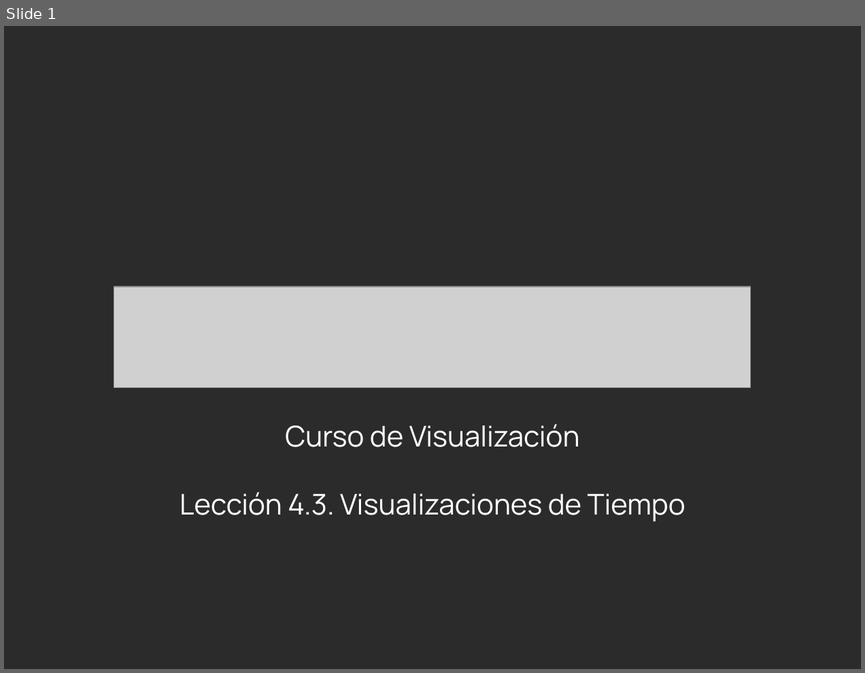
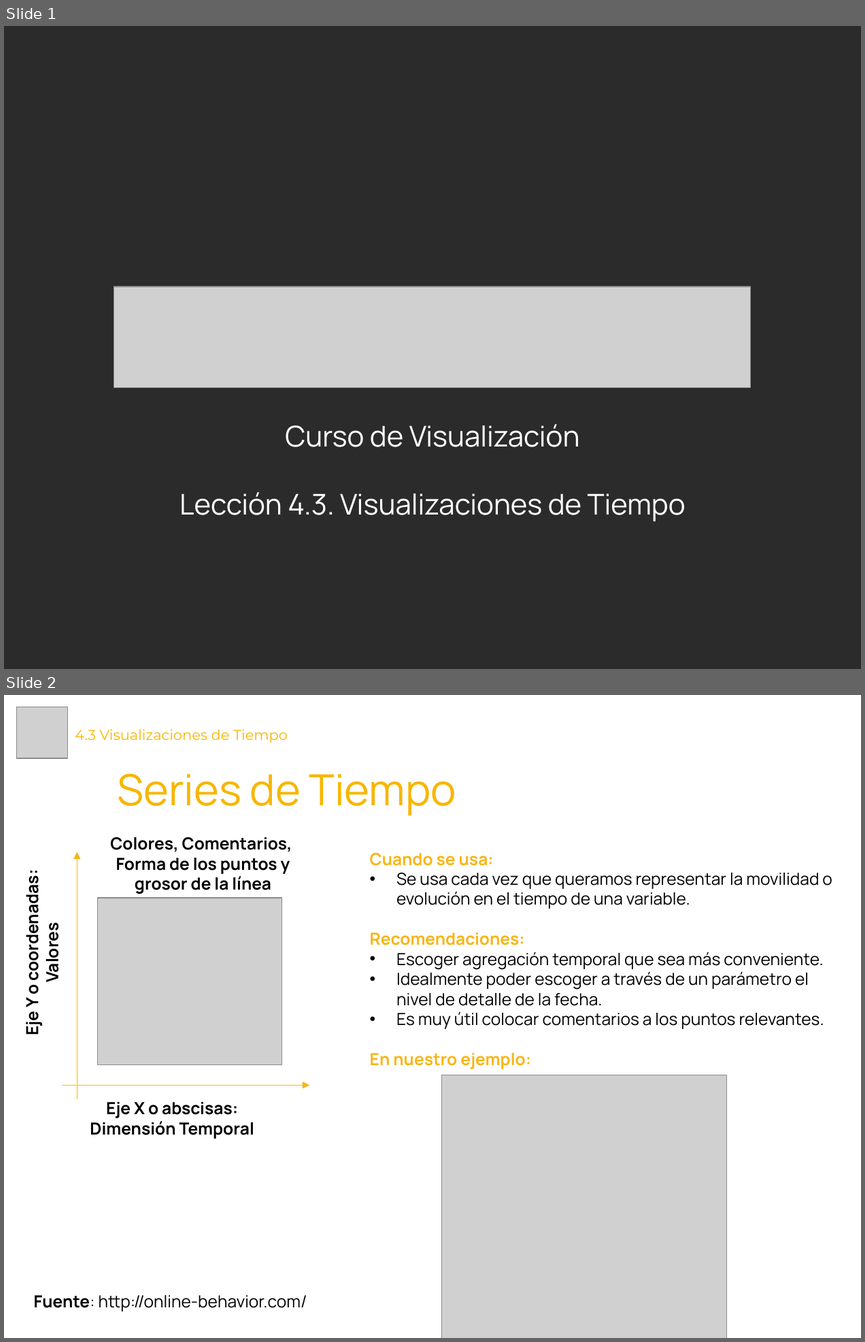
Before and after one commit to Laboratoria/curriculum, a slide deck: 18-data-visualization/Contenido Semana 2/4.3. Presentación - Visualizaciones de Tiempo.pptx. Shown one above the other, each under a label of ours: slide 1 before the commit, slides 1 and 2 after it. The pictures are 865x673 and 865x1342 pixels, drawn with LibreOffice and Linux fonts; fonts in the diff are those of the drawing; grey boxes stand for pictures; background and template pictures are left out; a plain dark background stands for a picture behind light text. Boxes give left, top, right and bottom in pixels: in the first picture for what was removed or moved away, otherwise in the second. Text is boxed around its words. In the diff, an @@ line names an element or a change of style, - is before the commit and + after.

```diff
--- a/18-data-visualization/Contenido Semana 2/4.3. Presentación - Visualizaciones de Tiempo.pptx
+++ b/18-data-visualization/Contenido Semana 2/4.3. Presentación - Visualizaciones de Tiempo.pptx
@@ slide 2 added at <box>4,695,861,1338</box>, background #FFFFFF @@
@@ picture added at <box>16,707,67,758</box> @@
@@ title added at <box>75,729,288,743</box>, 12 pt, text #F7B600 @@
+4.3 Visualizaciones de Tiempo
@@ text added at <box>117,773,456,815</box>, 36 pt, text #F7B600 @@
+Series de Tiempo
@@ text added at <box>110,837,292,894</box>, 14 pt, text #000000, bold @@
+Colores, Comentarios,
+Forma de los puntos y grosor de la línea
@@ arrow added from (77, 1100) to (77, 852), #F7B617 0.75 pt @@
@@ text added at <box>370,853,832,1069</box>, 14 pt, text #000000 @@
+Cuando se usa:
+• Se usa cada vez que queramos representar la movilidad o evolución en el tiempo de una variable.
+Recomendaciones:
+• Escoger agregación temporal que sea más conveniente.
+• Idealmente poder escoger a través de un parámetro el nivel de detalle de la fecha.
+• Es muy útil colocar comentarios a los puntos relevantes.
+En nuestro ejemplo:
@@ text added at <box>20,880,63,1034</box>, 14 pt, text #000000, bold @@
+Eje Y o coordenadas: Valores
@@ picture added at <box>97,898,281,1065</box> @@
@@ picture added at <box>442,1074,727,1338</box> @@
@@ arrow added from (62, 1085) to (310, 1085), #F7B617 0.75 pt @@
@@ text added at <box>90,1102,254,1138</box>, 14 pt, text #000000, bold @@
+Eje X o abscisas: Dimensión Temporal
@@ text added at <box>34,1295,307,1311</box>, 14 pt, text #000000 @@
+Fuente: http://online-behavior.com/
```
Also in this commit, not shown: 1 slide changed, 2 slides removed, 8 other files.
